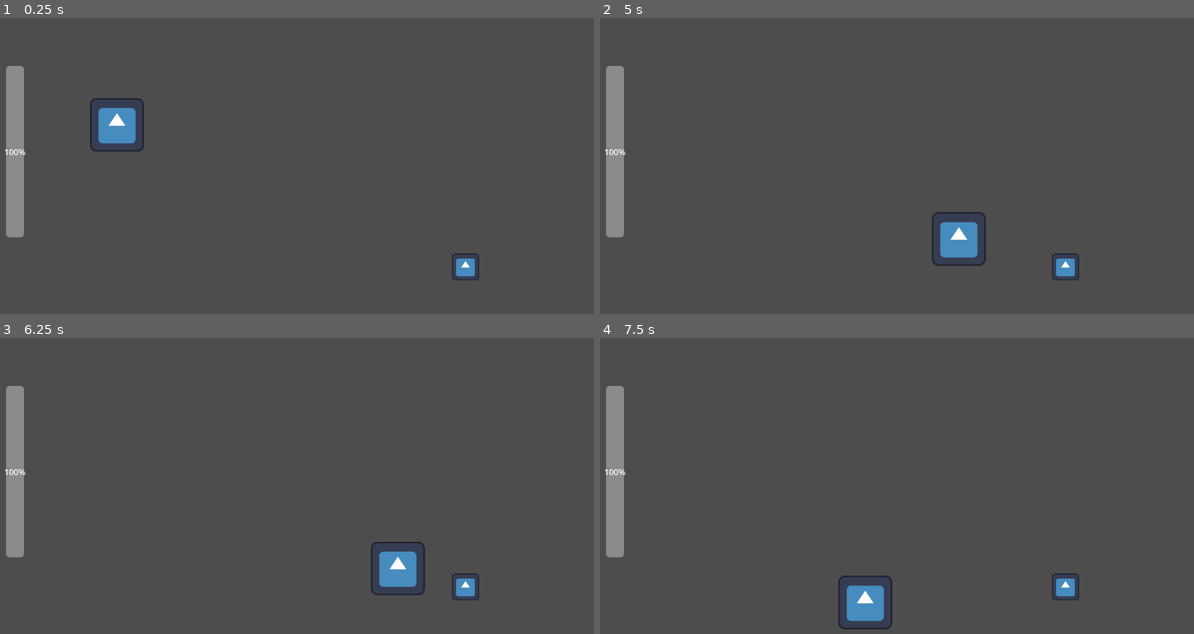
Above: before the commit, frames 1-4 (two rows, left to right).
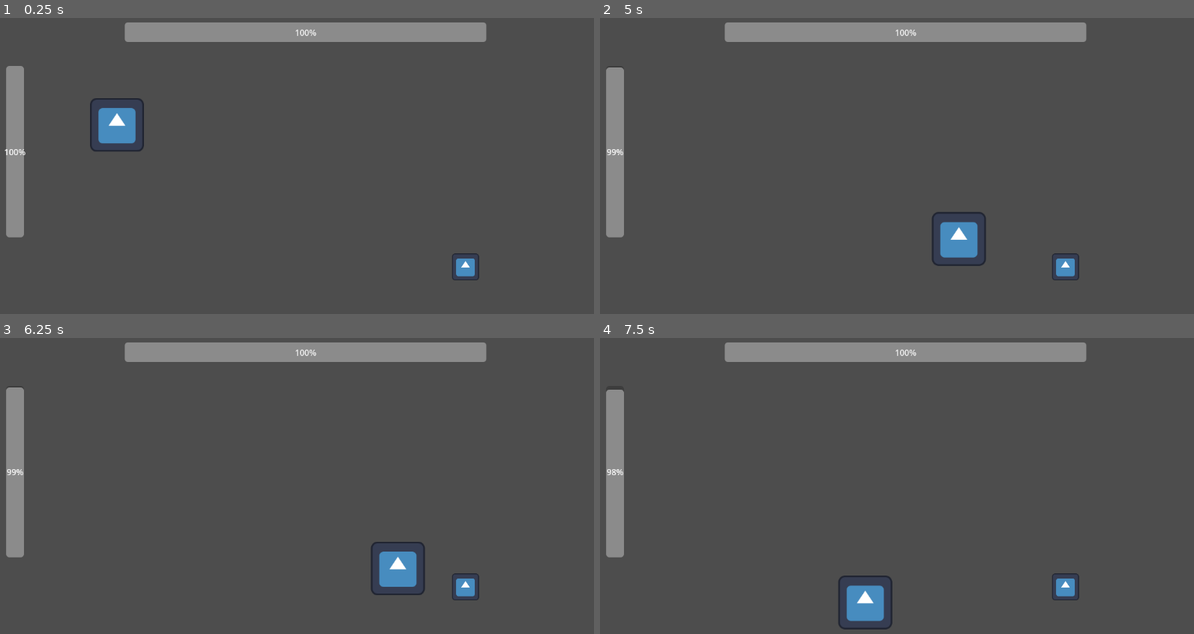
Above: after the commit, the same moments.

Repository: Sunerloger/mask-of-madness
Game: Godot game, scene res://scenes/main.tscn
Two runs of this game, one before a commit and one after it. Both use one fixed random seed, a clock stepped at 60 frames per second and the inputs below. The engine's default icon, where the game draws it, is replaced by a stand-in: a white triangle on a blue panel in a dark square.
Inputs:
- Up to frame 1 (0.25 s): no input
- Up to frame 2 (5 s): tap Enter (ui_accept) at 0.5, 0.77, 1.52, 3.02, 3.77, 4.52 s; hold D (Right) 0.53-2.03 s; hold A (Left) 2.03-2.78 s; hold D (Right) 2.78-4.28 s; hold A (Left) from 4.28 s (still down)
- Up to frame 3 (6.25 s): release A (Left) at 5.03 s; hold D (Right) 5.03-5.78 s; hold A (Left) from 5.78 s (still down); tap Enter (ui_accept) at 6.02 s
- Up to frame 4 (7.5 s): tap Enter (ui_accept) at 6.77 s; release A (Left) at 7.28 s; hold D (Right) from 7.28 s (still down)

The runs differ from the first frame. In frame 1, 4.0% of the frame differs, in the area x 20-82%, y 1-9%; in frame 2, 4.1%; in frame 3, 4.1%; in frame 4, 4.1%, in the area x 0-82%, y 1-47%.

Commit message:
feat: health + updated sanity logic

Diff:
--- a/assets/scripts/global.gd
+++ b/assets/scripts/global.gd
@@ -1,3 +1,7 @@
 extends Node
 
-signal OnSanityChange
+signal OnCurrentSanityChange
+signal OnMaxSanityChange
+
+signal OnCurrentHealthChange
+signal OnMaxHealthChange
--- /dev/null
+++ b/assets/scripts/health.gd
@@ -0,0 +1,27 @@
+extends Node2D
+
+@export var max_health: float = 100
+var _current_health
+
+
+func _ready() -> void:
+	_current_health = max(0, max_health)
+	_update_max_health_ui()
+	_update_current_health_ui()
+
+
+func _update_max_health_ui():
+	Global.OnMaxHealthChange.emit(max_health)
+
+
+func _update_current_health_ui():
+	Global.OnCurrentHealthChange.emit(_current_health)
+
+
+func get_health():
+	return _current_health
+
+
+func update_current_health(health_diff: float):
+	_current_health = clamp(_current_health + health_diff, 0, max_health)
+	_update_current_health_ui()
--- /dev/null
+++ b/assets/scripts/health_bar.gd
@@ -0,0 +1,14 @@
+extends ProgressBar
+
+
+func _ready() -> void:
+	Global.OnCurrentHealthChange.connect(changeCurrentHealthDisplay)
+	Global.OnMaxHealthChange.connect(changeMaxHealthDisplay)
+
+
+func changeCurrentHealthDisplay(new_current_health: float):
+	value = new_current_health
+
+
+func changeMaxHealthDisplay(new_max_health: float):
+	max_value = max(0, new_max_health)
--- a/assets/scripts/pickup.gd
+++ b/assets/scripts/pickup.gd
@@ -14,4 +14,4 @@
 func _on_body_entered(body: Node2D) -> void:
 	if body.is_in_group("player"):
 		var sanity = body.get_node("Sanity")
-		sanity.change_sanity(5)
+		sanity.update_current_sanity(5)
--- a/assets/scripts/player.gd
+++ b/assets/scripts/player.gd
@@ -2,9 +2,6 @@
 
 const SPEED = 300.0
 const JUMP_VELOCITY = -400.0
-
-func _ready() -> void:
-	add_to_group("player")
 
 func _physics_process(delta: float) -> void:
 	# Add the gravity.
--- a/assets/scripts/progress_bar.gd
+++ /dev/null
@@ -1,7 +0,0 @@
-extends ProgressBar
-
-func _ready() -> void:
-	Global.OnSanityChange.connect(changeSanityDisplay)
-
-func changeSanityDisplay(newSanity: float):
-	value = newSanity
--- /dev/null
+++ b/assets/scripts/sanity.gd
@@ -0,0 +1,36 @@
+extends Node2D
+
+@export var max_sanity: float = 100
+var _current_sanity = 100
+
+
+func _ready() -> void:
+	_current_sanity = max(0, max_sanity)
+	_update_max_sanity_ui()
+	_update_current_sanity_ui()
+
+
+func _update_max_sanity_ui():
+	Global.OnMaxSanityChange.emit(max_sanity)
+
+
+func _update_current_sanity_ui():
+	Global.OnCurrentSanityChange.emit(_current_sanity)
+
+
+func get_sanity():
+	return _current_sanity
+
+
+func set_sanity(new_sanity: float):
+	_current_sanity = clamp(new_sanity, 0, max_sanity)
+	_update_current_sanity_ui()
+
+
+func update_current_sanity(sanity_change: float):
+	_current_sanity = clamp(_current_sanity + sanity_change, 0, max_sanity)
+	_update_current_sanity_ui()
+
+
+func _on_timer_timeout() -> void:
+	update_current_sanity(-1)
--- /dev/null
+++ b/assets/scripts/sanity_bar.gd
@@ -0,0 +1,14 @@
+extends ProgressBar
+
+
+func _ready() -> void:
+	Global.OnCurrentSanityChange.connect(changeCurrentSanityDisplay)
+	Global.OnMaxSanityChange.connect(changeMaxSanityDisplay)
+
+
+func changeCurrentSanityDisplay(new_current_sanity: float):
+	value = new_current_sanity
+
+
+func changeMaxSanityDisplay(new_max_sanity: float):
+	max_value = max(0, new_max_sanity)
--- a/project.godot
+++ b/project.godot
@@ -19,6 +19,10 @@
 
 Global="*uid://dsni4rqa6f2u6"
 
+[global_group]
+
+player=""
+
 [input]
 
 Left={
--- a/scenes/player.tscn
+++ b/scenes/player.tscn
@@ -2,11 +2,12 @@
 
 [ext_resource type="Texture2D" uid="uid://cb0e6vgpl6fbo" path="res://assets/sprites/icon.svg" id="1_3vyb7"]
 [ext_resource type="Script" uid="uid://8wqx3vp0usx3" path="res://assets/scripts/player.gd" id="1_g2els"]
-[ext_resource type="Script" uid="uid://0wlmsj18u6vt" path="res://scenes/sanity.gd" id="3_qhqgy"]
+[ext_resource type="Script" uid="uid://0wlmsj18u6vt" path="res://assets/scripts/sanity.gd" id="3_qhqgy"]
+[ext_resource type="Script" uid="uid://cj28l841da8fk" path="res://assets/scripts/health.gd" id="4_dqkch"]
 
 [sub_resource type="RectangleShape2D" id="RectangleShape2D_g2els"]
 
-[node name="Player" type="CharacterBody2D" unique_id=59921298]
+[node name="Player" type="CharacterBody2D" unique_id=59921298 groups=["player"]]
 script = ExtResource("1_g2els")
 
 [node name="Sprite2D" type="Sprite2D" parent="." unique_id=248161280]
@@ -23,4 +24,7 @@
 [node name="Timer" type="Timer" parent="Sanity" unique_id=910753701]
 autostart = true
 
+[node name="Health" type="Node2D" parent="." unique_id=1079864545]
+script = ExtResource("4_dqkch")
+
 [connection signal="timeout" from="Sanity/Timer" to="Sanity" method="_on_timer_timeout"]
--- a/scenes/sanity.gd
+++ /dev/null
@@ -1,21 +0,0 @@
-extends Node2D
-
-var _sanity = 100
-
-func _update_sanity_ui():
-	Global.OnSanityChange.emit(_sanity)
-
-func get_sanity():
-	return _sanity
-
-func set_sanity(newSanity: float):
-	_sanity = newSanity
-	_update_sanity_ui()
-
-func change_sanity(sanityChange: float):
-	_sanity += sanityChange
-	_update_sanity_ui()
-
-
-func _on_timer_timeout() -> void:
-	change_sanity(-1)
--- a/scenes/ui.tscn
+++ b/scenes/ui.tscn
@@ -1,12 +1,13 @@
 [gd_scene format=3 uid="uid://bhjnjkxtqu12"]
 
-[ext_resource type="Script" uid="uid://co2otlmsne3pf" path="res://assets/scripts/progress_bar.gd" id="1_nt7q6"]
+[ext_resource type="Script" uid="uid://co2otlmsne3pf" path="res://assets/scripts/sanity_bar.gd" id="1_nt7q6"]
+[ext_resource type="Script" uid="uid://c8ogi3fq4tje3" path="res://assets/scripts/health_bar.gd" id="2_x4jx1"]
 
 [node name="UI" type="Control" unique_id=87986574]
 layout_mode = 3
 anchors_preset = 0
 
-[node name="ProgressBar" type="ProgressBar" parent="." unique_id=229974149]
+[node name="SanityBar" type="ProgressBar" parent="." unique_id=229974149]
 layout_mode = 0
 offset_left = 22.0
 offset_top = 114.0
@@ -16,3 +17,12 @@
 value = 100.0
 fill_mode = 3
 script = ExtResource("1_nt7q6")
+
+[node name="HealthBar" type="ProgressBar" parent="." unique_id=1637838547]
+layout_mode = 0
+offset_left = 250.0
+offset_top = 30.0
+offset_right = 945.0
+offset_bottom = 68.0
+value = 100.0
+script = ExtResource("2_x4jx1")
Not shown, added: assets/scripts/health.gd.uid
Not shown, added: assets/scripts/health_bar.gd.uid
Renamed: scenes/sanity.gd.uid -> assets/scripts/sanity.gd.uid
Renamed: assets/scripts/progress_bar.gd.uid -> assets/scripts/sanity_bar.gd.uid
